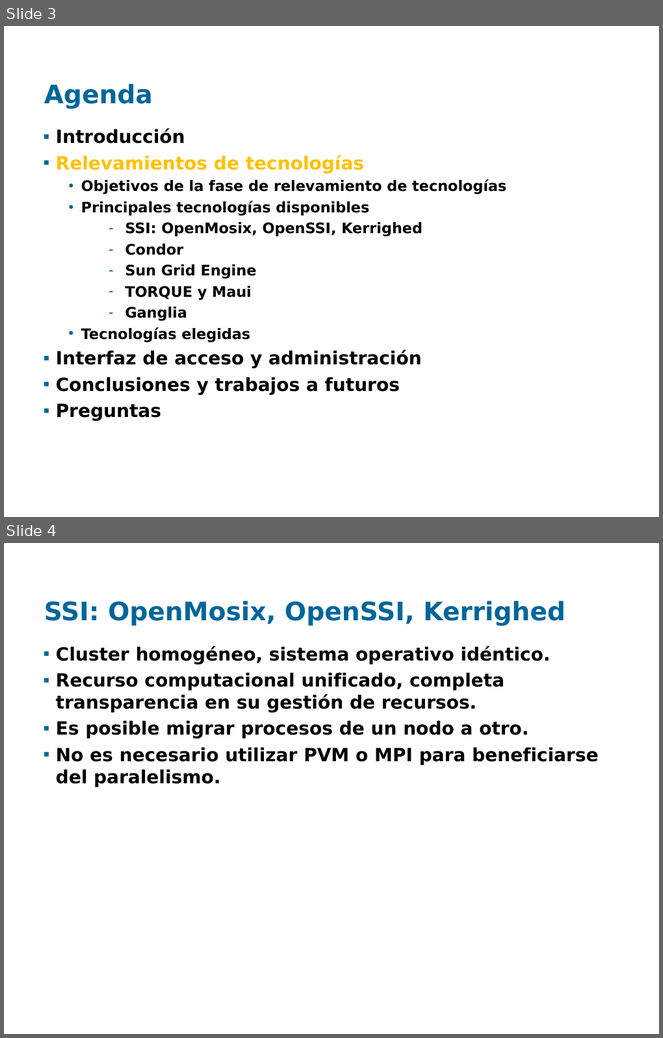
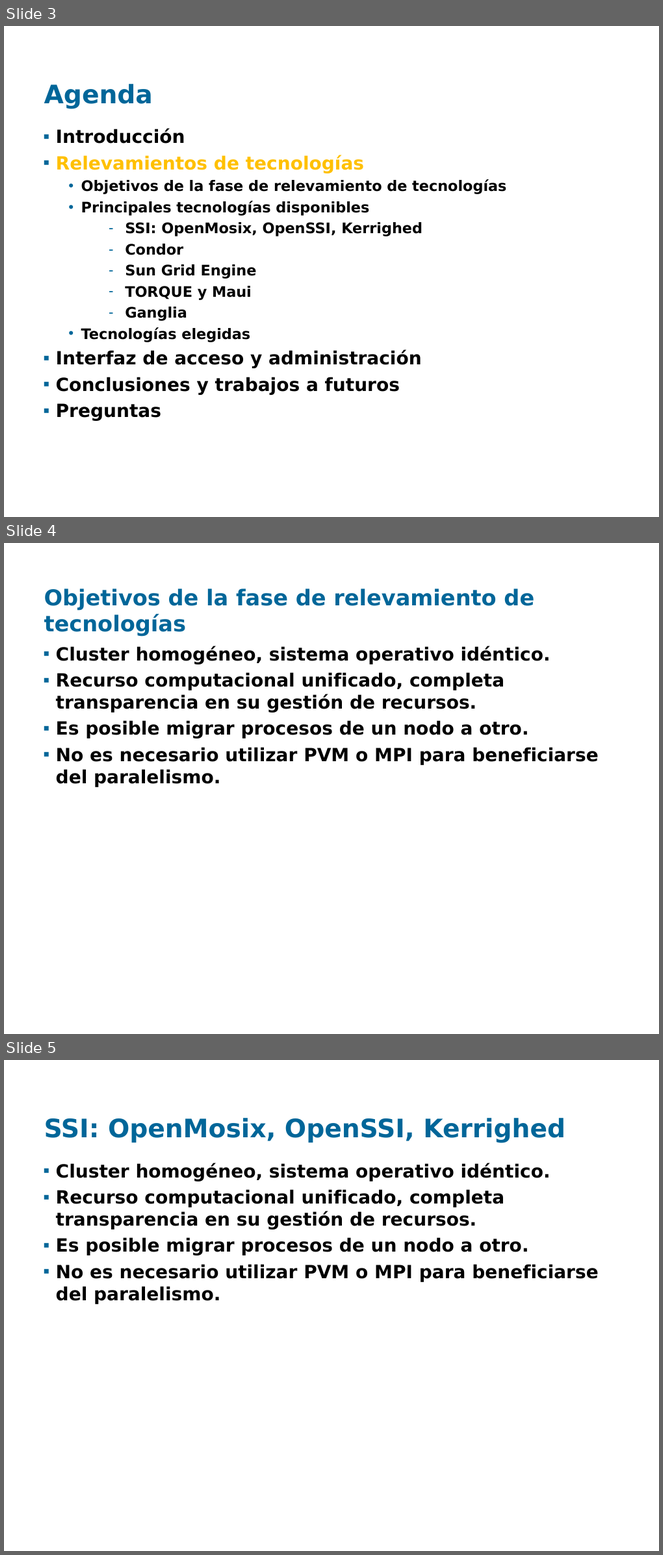
Before and after one commit to santiago-iturriaga/pgruso2007, a slide deck: Documentacion/Presentación Fenton - Santiago.ppt. Shown one above the other, each under a label of ours: slides 3 and 4 before the commit, slides 3, 4 and 5 after it. The pictures are 663x1038 and 663x1555 pixels, drawn with LibreOffice and Linux fonts; fonts in the diff are those of the drawing; background and template pictures are left out. Boxes give left, top, right and bottom in pixels: in the first picture for what was removed or moved away, otherwise in the second. Text is boxed around its words. In the diff, an @@ line names an element or a change of style, - is before the commit and + after.

```diff
--- a/Documentacion/Presentación Fenton - Santiago.ppt
+++ b/Documentacion/Presentación Fenton - Santiago.ppt
@@ slide 4 added at box(4, 543, 659, 1034), background picture (left out) @@
@@ title added at box(44, 589, 534, 637), 24 pt, text #006699, bold @@
+Objetivos de la fase de relevamiento de tecnologías
@@ text added at box(56, 646, 599, 787), 20 pt, text #000000, bold @@
+▪ Cluster homogéneo, sistema operativo idéntico.
+▪ Recurso computacional unificado, completa transparencia en su gestión de recursos.
+▪ Es posible migrar procesos de un nodo a otro.
+▪ No es necesario utilizar PVM o MPI para beneficiarse del paralelismo.
@@ what was slide 4 is now slide 5 @@
```
Also in this commit, not shown: 2 other files.
